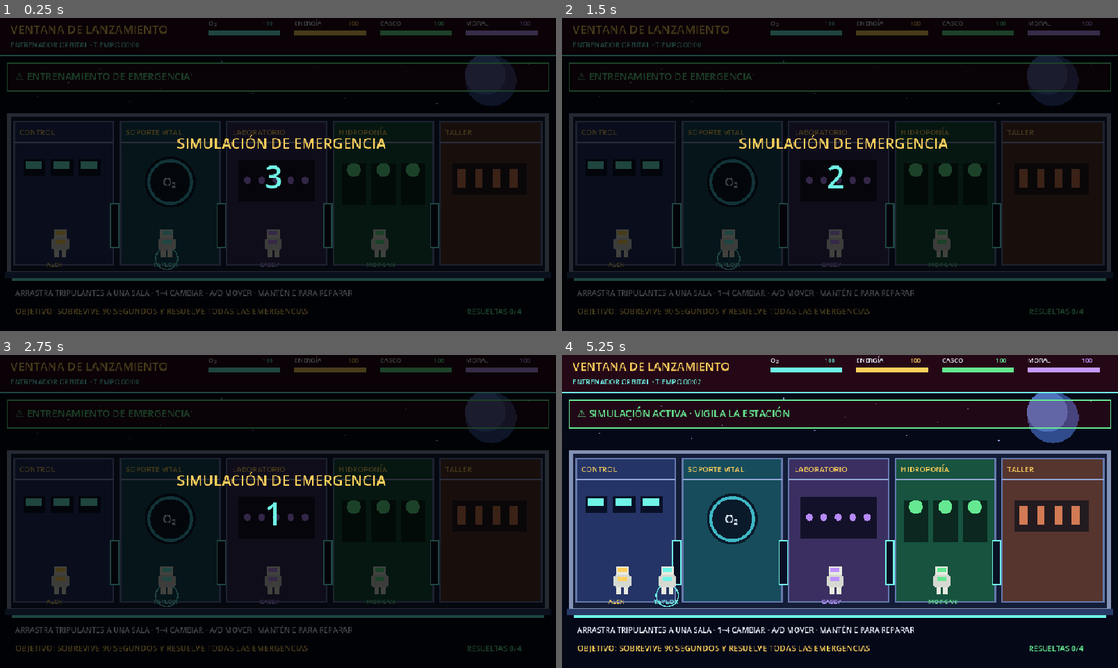
Above: before the commit, frames 1-4 (two rows, left to right).
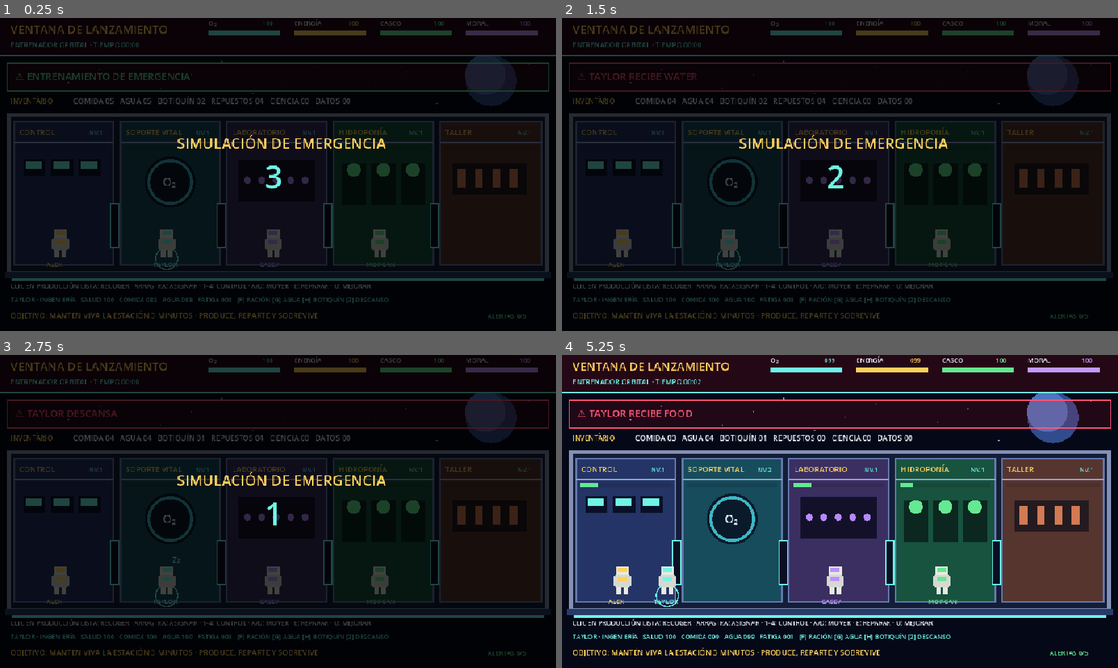
Above: after the commit, the same moments.

Repository: alejondr3/Lostiravida2
Game: Godot game, scene res://main.tscn
Same seed, same stepped clock (60 frames per second), same inputs: the game is played once before the commit and once after it.
Inputs (mouse positions are in pixels of both pictures, inside the frame that each line leads up to):
- Up to frame 1 (0.25 s): no input
- Up to frame 2 (1.5 s): tap Enter at 0.5 s; move the mouse to (962, 158) at 0.52 s; hold D (move_right) 0.53-1.25 s; tap F at 0.6 s; click (962, 158) at 0.67 s; tap G at 0.8 s; drag from (728, 190) to (812, 237) at 1.27 s
- Up to frame 3 (2.75 s): tap Space at 2 s; move the mouse to (333, 442) at 2.02 s; hold D (move_right) from 2.03 s (still down); tap H at 2.1 s; click (333, 442) at 2.17 s; tap Z at 2.3 s
- Up to frame 4 (5.25 s): release D (move_right) at 2.75 s; tap Enter at 2.75, 5 s; drag from (812, 574) to (673, 464) at 2.77 s; tap Space at 3.5 s; move the mouse to (1006, 558) at 3.52 s; hold A (move_left) 3.53-4.25 s; tap U at 3.6 s; click (1006, 558) at 3.67 s; tap R at 3.8 s; drag from (673, 464) to (756, 433) at 4.27 s; move the mouse to (867, 511) at 5.02 s; hold A (move_left) from 5.03 s (still down); tap F at 5.1 s; click (867, 511) at 5.17 s

The runs differ from the first frame. In frame 1, 2.5% of the frame differs, in the area x 2-96%, y 25-97%; in frame 2, 3.8%; in frame 3, 3.8%; in frame 4, 5.0%, in the area x 1-99%, y 1-97%.

Commit message:
feat: add station resource economy and crew needs

Diff:
--- a/godot/scripts/main.gd
+++ b/godot/scripts/main.gd
@@ -15,10 +15,10 @@
 
 var model = StationModelScript.new()
 var crew: Array[Dictionary] = [
-	{"name":"ALEX", "role":"COMANDANTE", "x":104.0, "target":104.0, "color":Color("ffd15c"), "room":0},
-	{"name":"TAYLOR", "role":"INGENIERÍA", "x":288.0, "target":288.0, "color":Color("6ff5e7"), "room":1},
-	{"name":"CASEY", "role":"CIENCIA", "x":472.0, "target":472.0, "color":Color("bd91ff"), "room":2},
-	{"name":"MORGAN", "role":"MEDICINA", "x":656.0, "target":656.0, "color":Color("65e891"), "room":3}
+	{"name":"ALEX", "role":"COMANDANTE", "x":104.0, "target":104.0, "color":Color("ffd15c"), "room":0, "hunger":90.0, "thirst":90.0, "health":100.0, "fatigue":0.0, "resting":false},
+	{"name":"TAYLOR", "role":"INGENIERÍA", "x":288.0, "target":288.0, "color":Color("6ff5e7"), "room":1, "hunger":82.0, "thirst":88.0, "health":100.0, "fatigue":8.0, "resting":false},
+	{"name":"CASEY", "role":"CIENCIA", "x":472.0, "target":472.0, "color":Color("bd91ff"), "room":2, "hunger":86.0, "thirst":84.0, "health":100.0, "fatigue":4.0, "resting":false},
+	{"name":"MORGAN", "role":"MEDICINA", "x":656.0, "target":656.0, "color":Color("65e891"), "room":3, "hunger":78.0, "thirst":92.0, "health":100.0, "fatigue":12.0, "resting":false}
 ]
 var selected := 1
 var dragging := false
@@ -47,6 +47,7 @@
 	for event in spawned:
 		alert_text = str(event.title) + " · ASIGNA UNA TRIPULACIÓN"; alert_timer = 4.0; flash = 1.0; shake = 0.45
 	update_crew(delta)
+	update_needs(delta)
 	if alert_timer > 0: alert_timer -= delta
 	if flash > 0: flash -= delta
 	if shake > 0: shake -= delta
@@ -68,16 +69,40 @@
 			var complete := model.repair(int(member.room), 18.0 * delta, str(member.role))
 			if complete:
 				repaired_text = "AVERÍA RESUELTA POR " + str(member.name); alert_text = repaired_text; alert_timer = 3.0
+		elif hazard.is_empty() and not bool(member.resting):
+			var efficiency := clampf(1.0 - float(member.fatigue) / 140.0, 0.35, 1.0)
+			if model.work_room(int(member.room), delta, str(member.role), efficiency):
+				alert_text = "%s TERMINÓ PRODUCCIÓN EN %s · HAZ CLIC PARA RECOGER" % [member.name, StationModelScript.ROOM_NAMES[int(member.room)]]; alert_timer = 4
+
+func update_needs(delta: float) -> void:
+	for member in crew:
+		member.hunger = maxf(0, float(member.hunger) - delta * 0.15)
+		member.thirst = maxf(0, float(member.thirst) - delta * 0.2)
+		if bool(member.resting):
+			member.fatigue = maxf(0, float(member.fatigue) - delta * 2.7)
+			if float(member.fatigue) <= 2: member.resting = false
+		else: member.fatigue = minf(100, float(member.fatigue) + delta * 0.18)
+		if float(member.hunger) <= 0 or float(member.thirst) <= 0: member.health = maxf(0, float(member.health) - delta * 1.8)
+		if float(member.health) <= 0: model.morale = maxf(0, model.morale - delta * 2.0)
 
 func _unhandled_input(event: InputEvent) -> void:
 	if event is InputEventKey and event.pressed:
 		if event.keycode >= KEY_1 and event.keycode <= KEY_4:
 			selected = int(event.keycode - KEY_1); alert_text = "CONTROL DIRECTO · " + str(crew[selected].name); alert_timer = 2
 		elif event.keycode == KEY_R and model.finished: restart()
+		elif event.keycode == KEY_F: give_supply("food")
+		elif event.keycode == KEY_G: give_supply("water")
+		elif event.keycode == KEY_H: give_supply("medkit")
+		elif event.keycode == KEY_Z:
+			crew[selected].resting = not bool(crew[selected].resting); alert_text = str(crew[selected].name) + (" DESCANSA" if crew[selected].resting else " VUELVE AL TRABAJO")
+		elif event.keycode == KEY_U: try_upgrade()
 	if event is InputEventMouseButton:
 		if event.button_index == MOUSE_BUTTON_LEFT and event.pressed:
 			var found := crew_at(event.position)
 			if found >= 0: selected = found; dragging = true
+			else:
+				var clicked_room := room_at_point(event.position)
+				if clicked_room >= 0: collect_room(clicked_room)
 		elif event.button_index == MOUSE_BUTTON_LEFT and not event.pressed and dragging:
 			dragging = false
 			var room := room_at_point(event.position)
@@ -88,6 +113,27 @@
 		crew[selected].x = clampf(event.position.x, 38, 922)
 	queue_redraw()
 
+func give_supply(kind: String) -> void:
+	var member := crew[selected]
+	if not model.consume_supply(kind): alert_text = "NO QUEDA " + kind.to_upper(); alert_timer = 2; return
+	if kind == "food": member.hunger = minf(100, float(member.hunger) + 38)
+	elif kind == "water": member.thirst = minf(100, float(member.thirst) + 42)
+	elif kind == "medkit": member.health = minf(100, float(member.health) + 45)
+	alert_text = "%s RECIBE %s" % [member.name, kind.to_upper()]; alert_timer = 2
+
+func collect_room(room_index: int) -> void:
+	var reward: Dictionary = model.collect_room(room_index)
+	if reward.is_empty(): return
+	var parts: Array[String] = []
+	for key in reward: parts.append("%s +%s" % [str(key).to_upper(), reward[key]])
+	alert_text = "RECOLECTADO · " + " · ".join(parts); alert_timer = 3
+
+func try_upgrade() -> void:
+	var room := int(crew[selected].room)
+	if model.upgrade_room(room): alert_text = "%s MEJORADO A NIVEL %d" % [StationModelScript.ROOM_NAMES[room], model.upgrades[room]]
+	else: alert_text = "MEJORA BLOQUEADA · NECESITAS REPUESTOS O YA ES NIVEL 3"
+	alert_timer = 3
+
 func room_at_x(value: float) -> int:
 	for i in ROOM_RECTS.size():
 		if value >= ROOM_RECTS[i].position.x and value <= ROOM_RECTS[i].end.x: return i
@@ -105,7 +151,9 @@
 
 func restart() -> void:
 	model.reset(); running = false; countdown = 3; alert_text = "ENTRENAMIENTO DE EMERGENCIA"; selected = 1
-	for i in crew.size(): crew[i].x = 104.0 + i * 184.0; crew[i].target = crew[i].x; crew[i].room = i
+	for i in crew.size():
+		crew[i].x = 104.0 + i * 184.0; crew[i].target = crew[i].x; crew[i].room = i
+		crew[i].hunger = 85.0; crew[i].thirst = 88.0; crew[i].health = 100.0; crew[i].fatigue = 5.0; crew[i].resting = false
 
 func _draw() -> void:
 	draw_rect(Rect2(0, 0, 960, 540), BG)
@@ -134,6 +182,11 @@
 		draw_rect(rect, ROOM_COLORS[i]); draw_rect(rect, RED if not hazard.is_empty() else Color("6579ad"), false, 3)
 		draw_rect(Rect2(rect.position + Vector2(0, 35), Vector2(rect.size.x, 3)), Color("91a5d2"))
 		text(str(StationModelScript.ROOM_NAMES[i]), rect.position + Vector2(9, 24), 13, AMBER)
+		text("NV.%d" % model.upgrades[i], rect.position + Vector2(rect.size.x - 42, 24), 10, CYAN)
+		var production_bar := Rect2(rect.position + Vector2(8, 42), Vector2(rect.size.x - 16, 7))
+		draw_rect(production_bar, Color("180b1328")); draw_rect(Rect2(production_bar.position, Vector2(production_bar.size.x * float(model.production[i]) / 100.0, 7)), GREEN)
+		if int(model.ready[i]) > 0:
+			draw_circle(rect.position + Vector2(rect.size.x - 18, 61), 11, AMBER); text(str(model.ready[i]), rect.position + Vector2(rect.size.x - 22, 66), 12, BG)
 		draw_room_equipment(i, rect)
 		if i < ROOM_RECTS.size() - 1:
 			draw_rect(Rect2(rect.end.x - 5, 320, 14, 76), Color("0a1024")); draw_rect(Rect2(rect.end.x - 5, 320, 14, 76), CYAN, false, 2)
@@ -157,6 +210,7 @@
 	for i in crew.size():
 		var member := crew[i]; var x := float(member.x); var y := 398.0
 		if i == selected: draw_circle(Vector2(x, y + 17), 19, CYAN, false, 2)
+		if bool(member.resting): text("Zz", Vector2(x + 10, y - 40), 13, CYAN)
 		# Mochila, traje, visor, brazos y piernas en bloques de píxel.
 		draw_rect(Rect2(x - 11, y - 34, 22, 15), Color("e7eadf")); draw_rect(Rect2(x - 8, y - 31, 16, 7), member.color)
 		draw_rect(Rect2(x - 12, y - 19, 24, 22), Color("d6d9d1")); draw_rect(Rect2(x - 8, y - 15, 16, 7), member.color)
@@ -188,9 +242,13 @@
 	var warning_color := RED if alert_timer > 0 or not model.hazards.is_empty() else GREEN
 	draw_rect(Rect2(12, 78, 936, 48), Color("db0b1022")); draw_rect(Rect2(12, 78, 936, 48), warning_color, false, 2)
 	text("⚠ " + alert_text, Vector2(26, 107), 17, warning_color)
-	text("ARRASTRA TRIPULANTES A UNA SALA · 1–4 CAMBIAR · A/D MOVER · MANTÉN E PARA REPARAR", Vector2(26, 479), 13, INK)
-	text("OBJETIVO: SOBREVIVE 90 SEGUNDOS Y RESUELVE TODAS LAS EMERGENCIAS", Vector2(26, 511), 14, AMBER)
-	text("RESUELTAS %d/4" % model.resolved, Vector2(806, 511), 13, GREEN)
+	text("INVENTARIO", Vector2(18, 148), 12, AMBER)
+	text("COMIDA %02d   AGUA %02d   BOTIQUÍN %02d   REPUESTOS %02d   CIENCIA %02d   DATOS %02d" % [model.supplies.food, model.supplies.water, model.supplies.medkit, model.supplies.parts, model.supplies.science, model.supplies.data], Vector2(126, 148), 13, INK)
+	text("CLIC EN PRODUCCIÓN LISTA: RECOGER · ARRASTRA: ASIGNAR · 1–4: CONTROL · A/D: MOVER · E: REPARAR · U: MEJORAR", Vector2(18, 466), 11, INK)
+	var member := crew[selected]
+	text("%s · %s   SALUD %03d   COMIDA %03d   AGUA %03d   FATIGA %03d   [F] RACIÓN [G] AGUA [H] BOTIQUÍN [Z] DESCANSO" % [member.name, member.role, member.health, member.hunger, member.thirst, member.fatigue], Vector2(18, 490), 11, member.color)
+	text("OBJETIVO: MANTÉN VIVA LA ESTACIÓN 3 MINUTOS · PRODUCE, REPARTE Y SOBREVIVE", Vector2(18, 518), 13, AMBER)
+	text("ALERTAS %d/5" % model.resolved, Vector2(842, 518), 11, GREEN)
 
 func draw_meter(at: Vector2, name: String, value: float, color: Color) -> void:
 	text(name, at, 11, INK); draw_rect(Rect2(at + Vector2(0, 8), Vector2(124, 9)), Color("221329")); draw_rect(Rect2(at + Vector2(0, 8), Vector2(124 * value / 100.0, 9)), color); text("%03d" % value, at + Vector2(93, 0), 10, color)
@@ -201,7 +259,7 @@
 func draw_result() -> void:
 	draw_rect(Rect2(178, 144, 604, 252), Color("f0070c1f")); draw_rect(Rect2(178, 144, 604, 252), GREEN if model.won else RED, false, 4)
 	text("ESTACIÓN ESTABILIZADA" if model.won else "MISIÓN PERDIDA", Vector2(285, 205), 30, GREEN if model.won else RED)
-	text("PUNTUACIÓN %04d · EMERGENCIAS %d/4" % [model.score(), model.resolved], Vector2(300, 255), 18, INK)
+	text("PUNTUACIÓN %04d · EMERGENCIAS %d/5" % [model.score(), model.resolved], Vector2(300, 255), 18, INK)
 	text("PULSA R PARA REPETIR EL ENTRENAMIENTO", Vector2(285, 332), 15, AMBER)
 
 func text(value: String, at: Vector2, size: int, color: Color) -> void:
--- a/godot/scripts/station_model.gd
+++ b/godot/scripts/station_model.gd
@@ -2,11 +2,13 @@
 extends RefCounted
 
 const ROOM_NAMES := ["CONTROL", "SOPORTE VITAL", "LABORATORIO", "HIDROPONÍA", "TALLER"]
+const ROOM_OUTPUTS := ["datos", "oxígeno + agua", "ciencia + botiquín", "comida", "repuestos + energía"]
 const EVENT_PLAN := [
-	{"at":5.0, "type":"fire", "room":3, "title":"INCENDIO EN HIDROPONÍA"},
-	{"at":27.0, "type":"leak", "room":1, "title":"FUGA DE OXÍGENO"},
-	{"at":52.0, "type":"power", "room":4, "title":"FALLO ELÉCTRICO"},
-	{"at":72.0, "type":"debris", "room":2, "title":"IMPACTO DE BASURA ESPACIAL"}
+	{"at":12.0, "type":"fire", "room":3, "title":"INCENDIO EN HIDROPONÍA"},
+	{"at":43.0, "type":"leak", "room":1, "title":"FUGA DE OXÍGENO"},
+	{"at":76.0, "type":"power", "room":4, "title":"FALLO ELÉCTRICO"},
+	{"at":112.0, "type":"debris", "room":2, "title":"IMPACTO DE BASURA ESPACIAL"},
+	{"at":148.0, "type":"fire", "room":0, "title":"CORTOCIRCUITO EN CONTROL"}
 ]
 
 var elapsed := 0.0
@@ -19,14 +21,22 @@
 var hazards: Array[Dictionary] = []
 var finished := false
 var won := false
+var supplies := {"food":5, "water":5, "medkit":2, "parts":4, "science":0, "data":0}
+var production := [0.0, 0.0, 0.0, 0.0, 0.0]
+var ready := [0, 0, 0, 0, 0]
+var upgrades := [1, 1, 1, 1, 1]
 
 func reset() -> void:
 	elapsed = 0.0; oxygen = 100.0; energy = 100.0; hull = 100.0; morale = 100.0
 	resolved = 0; next_event = 0; hazards.clear(); finished = false; won = false
+	supplies = {"food":5, "water":5, "medkit":2, "parts":4, "science":0, "data":0}
+	production = [0.0, 0.0, 0.0, 0.0, 0.0]; ready = [0, 0, 0, 0, 0]; upgrades = [1, 1, 1, 1, 1]
 
 func update(delta: float) -> Array[Dictionary]:
 	if finished: return []
 	elapsed += delta
+	energy = maxf(0, energy - delta * 0.055)
+	oxygen = maxf(0, oxygen - delta * 0.025)
 	var spawned: Array[Dictionary] = []
 	while next_event < EVENT_PLAN.size() and elapsed >= float(EVENT_PLAN[next_event].at):
 		var event: Dictionary = EVENT_PLAN[next_event].duplicate(true)
@@ -35,15 +45,52 @@
 	for hazard in hazards:
 		var damage := float(hazard.severity) * delta
 		match str(hazard.type):
-			"fire": energy = maxf(0, energy - damage * 1.15); morale = maxf(0, morale - damage * 0.35)
-			"leak": oxygen = maxf(0, oxygen - damage * 1.35)
-			"power": energy = maxf(0, energy - damage * 1.55)
-			"debris": hull = maxf(0, hull - damage * 1.05); oxygen = maxf(0, oxygen - damage * 0.32)
+			"fire": energy = maxf(0, energy - damage * 0.72); morale = maxf(0, morale - damage * 0.22)
+			"leak": oxygen = maxf(0, oxygen - damage * 0.88)
+			"power": energy = maxf(0, energy - damage * 1.05)
+			"debris": hull = maxf(0, hull - damage * 0.66); oxygen = maxf(0, oxygen - damage * 0.18)
 	if oxygen <= 0 or energy <= 0 or hull <= 0:
 		finished = true; won = false
-	elif elapsed >= 90.0 and hazards.is_empty():
+	elif elapsed >= 180.0 and hazards.is_empty():
 		finished = true; won = true
 	return spawned
+
+func work_room(room_index: int, delta: float, role: String, efficiency: float) -> bool:
+	if room_index < 0 or room_index >= ROOM_NAMES.size() or not hazard_in_room(room_index).is_empty(): return false
+	var role_bonus := 1.0
+	if room_index == 0 and role == "COMANDANTE": role_bonus = 1.65
+	elif room_index == 1 and role == "INGENIERÍA": role_bonus = 1.45
+	elif room_index == 2 and role == "CIENCIA": role_bonus = 1.7
+	elif room_index == 3 and role == "MEDICINA": role_bonus = 1.35
+	elif room_index == 4 and role == "INGENIERÍA": role_bonus = 1.8
+	production[room_index] += delta * 5.2 * role_bonus * efficiency * float(upgrades[room_index])
+	if production[room_index] >= 100.0:
+		production[room_index] -= 100.0
+		ready[room_index] = mini(3, int(ready[room_index]) + 1)
+		return true
+	return false
+
+func collect_room(room_index: int) -> Dictionary:
+	if room_index < 0 or room_index >= ready.size() or int(ready[room_index]) <= 0: return {}
+	ready[room_index] -= 1
+	var reward := {}
+	match room_index:
+		0: supplies.data += 2; morale = minf(100, morale + 3); reward = {"data":2}
+		1: oxygen = minf(100, oxygen + 18); supplies.water += 2; reward = {"oxygen":18, "water":2}
+		2: supplies.science += 3; supplies.medkit += 1; reward = {"science":3, "medkit":1}
+		3: supplies.food += 3; reward = {"food":3}
+		4: supplies.parts += 3; energy = minf(100, energy + 16); reward = {"parts":3, "energy":16}
+	return reward
+
+func upgrade_room(room_index: int) -> bool:
+	if room_index < 0 or room_index >= upgrades.size() or int(upgrades[room_index]) >= 3: return false
+	var cost := int(upgrades[room_index]) * 4
+	if int(supplies.parts) < cost: return false
+	supplies.parts -= cost; upgrades[room_index] += 1; return true
+
+func consume_supply(kind: String) -> bool:
+	if not supplies.has(kind) or int(supplies[kind]) <= 0: return false
+	supplies[kind] -= 1; return true
 
 func repair(room_index: int, amount: float, role: String) -> bool:
 	for i in range(hazards.size() - 1, -1, -1):
@@ -64,4 +111,4 @@
 	return {}
 
 func score() -> int:
-	return roundi(oxygen * 2 + energy * 2 + hull * 3 + morale + resolved * 100)
+	return roundi(oxygen * 2 + energy * 2 + hull * 3 + morale + resolved * 100 + int(supplies.science) * 30 + int(supplies.data) * 15)
--- a/godot/tests/test_runner.gd
+++ b/godot/tests/test_runner.gd
@@ -6,7 +6,15 @@
 func _init() -> void:
 	var model = StationModelScript.new()
 	check(model.hazards.is_empty(), "la estación comienza estable")
-	var spawned: Array[Dictionary] = model.update(5.1)
+	model.work_room(3, 20.0, "MEDICINA", 1.0)
+	check(int(model.ready[3]) == 1, "una tripulante asignada completa producción")
+	var food_before: int = model.supplies.food
+	model.collect_room(3)
+	check(int(model.supplies.food) > food_before, "la producción se recoge al inventario")
+	var parts_before: int = model.supplies.parts
+	check(model.upgrade_room(4), "los repuestos mejoran una sala")
+	check(int(model.supplies.parts) < parts_before and int(model.upgrades[4]) == 2, "la mejora consume recursos y aumenta nivel")
+	var spawned: Array[Dictionary] = model.update(12.1)
 	check(spawned.size() == 1 and model.hazards.size() == 1, "la primera emergencia aparece en tiempo real")
 	var energy_before: float = model.energy
 	model.update(1.0)
@@ -16,13 +24,14 @@
 	check(model.hazards.size() == 1, "una reparación parcial no elimina el peligro")
 	model.repair(room, 60.0, "INGENIERÍA")
 	check(model.hazards.is_empty() and model.resolved == 1, "ingeniería completa la reparación")
-	model.update(22.0)
+	model.update(31.0)
 	check(not model.hazard_in_room(1).is_empty(), "la fuga aparece en soporte vital")
 	var oxygen_before: float = model.oxygen
 	model.update(1.0)
 	check(model.oxygen < oxygen_before, "la fuga reduce oxígeno")
 	check(model.score() > 0, "la simulación calcula puntuación")
-	if failures == 0: print("OK: movimiento temporal, emergencias, daño y reparaciones")
+	check(model.consume_supply("food"), "las raciones se pueden repartir")
+	if failures == 0: print("OK: producción, recolección, reparto, mejoras, emergencias y reparación")
 	quit(failures)
 
 func check(condition: bool, message: String) -> void:
